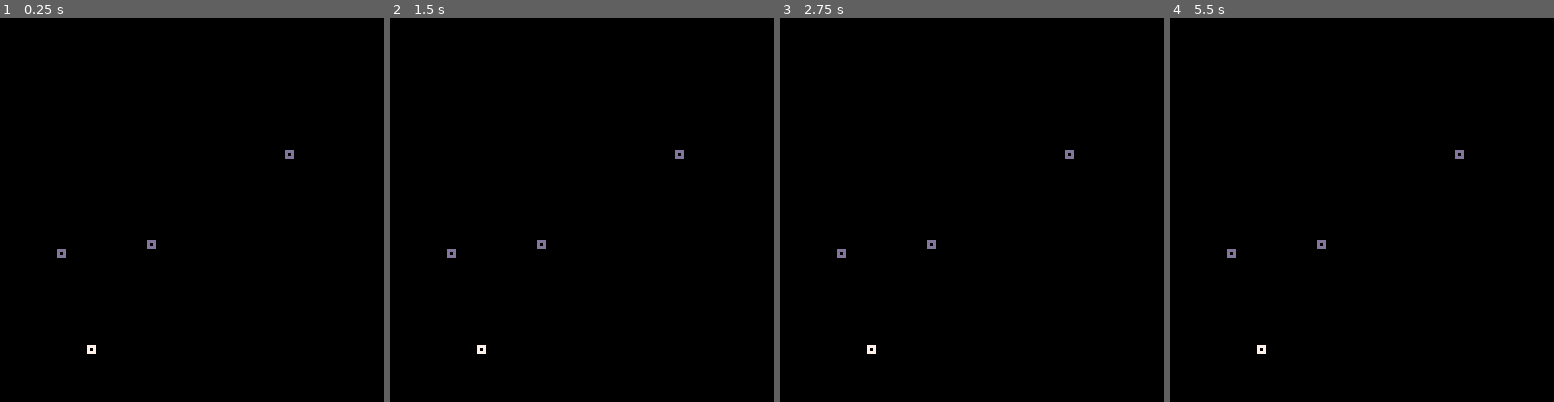
Above: before the commit, frames 1-4 (left to right).
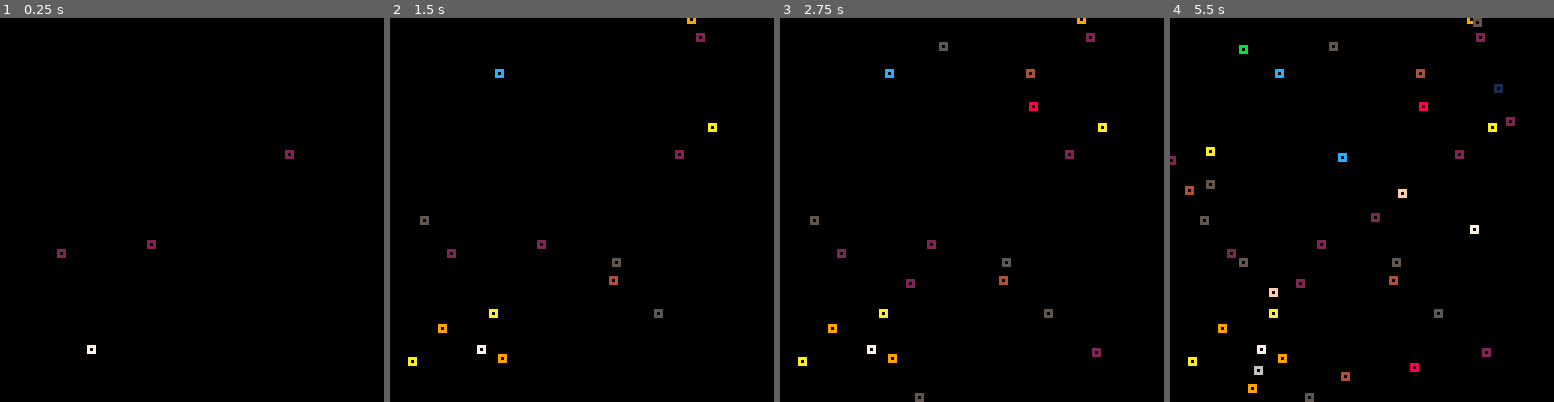
Above: after the commit, the same moments.

Repository: ncalbrix/pico8-tests
Game: PICO-8 cartridge networks.p8
The game is run twice, just before and just after one commit, with the same random seed, the same clock (stepped at 60 frames per second) and the same inputs.
Inputs:
- Up to frame 1 (0.25 s): no input
- Up to frame 2 (1.5 s): tap X (X key) at 0.33, 1.07 s
- Up to frame 3 (2.75 s): tap X (X key) at 1.85 s
- Up to frame 4 (5.5 s): tap X (X key) at 2.97, 4.08, 5.2 s

The runs differ from the first frame. In frame 1, 0.1% of the frame differs, in the area x 14-77%, y 34-63%; in frame 2, 0.7%; in frame 3, 1.0%; in frame 4, 1.9%, in the area x 0-90%, y 0-100%.

Commit message:
[Networks] Reorganize code, little additions

Diff:
--- a/network.p8
+++ b/networks.p8
@@ -1,8 +1,11 @@
 pico-8 cartridge // http://www.pico-8.com
 version 18
 __lua__
--- network
+-- networks
 -- a network/graph test
+
+
+t=0
 
 function _init()
 	cls()
@@ -16,10 +19,61 @@
 	)
 	n:draw()
 end
+
+function _update()
+	if (btn(5)) then
+		for i=1,3 do
+			n:add_node(
+				new_node(
+					128*rnd(),
+					128*rnd(),
+					15*rnd()+1
+				)
+			)
+		end
+	end
+end
+
+function _draw()
+	cls()
+	n:draw()
+end
 -->8
+-- base classes
+
+-- network class
+
+function new_network(_nodes,_links)
+	_nodes = (_nodes or {})
+	_links = (_links or {})
+
+	return {
+		--attrs
+		nodes=_nodes,
+		links=_links,
+
+		--inner methods
+		get_node=function(self,n)
+			return self.nodes[n]
+		end,
+
+		add_node=function(self,node)
+			add(self.nodes,node)
+		end,
+
+		--outer methods
+		draw=function(self)
+			for n in all(self.nodes) do
+				n:draw()
+			end
+		end
+	}
+end
+
+
 -- node class
 
-def_node_col=13
+def_node_col=2
 
 function new_node(_x,_y,_col)
 	_col = (_col or def_node_col)
@@ -42,30 +96,22 @@
 		end
 	}
 end
--->8
--- network class
 
-function new_network(_nodes,_links)
-	_nodes = (_nodes or {})
-	_links = (_links or {})
+
+-- link class
+
+def_link_col=7
+
+function new_link(_node_1,_node_2,_col)
+	_col = (_col or def_link_col)
 
 	return {
 		--attrs
-		nodes=_nodes,
-		links=_links,
+		node_1=_node_1,
+		node_2=_node_2
 
 		--outer methods
-		draw=function(self)
-			for n in all(self.nodes) do
-				n:draw()
-			end
-		end
 	}
-end
--->8
--- agent class
-
-function new_agent()
 end
 __gfx__
 00000000000000000000000000000000000000000000000000000000000000000000000000000000000000000000000000000000000000000000000000000000
